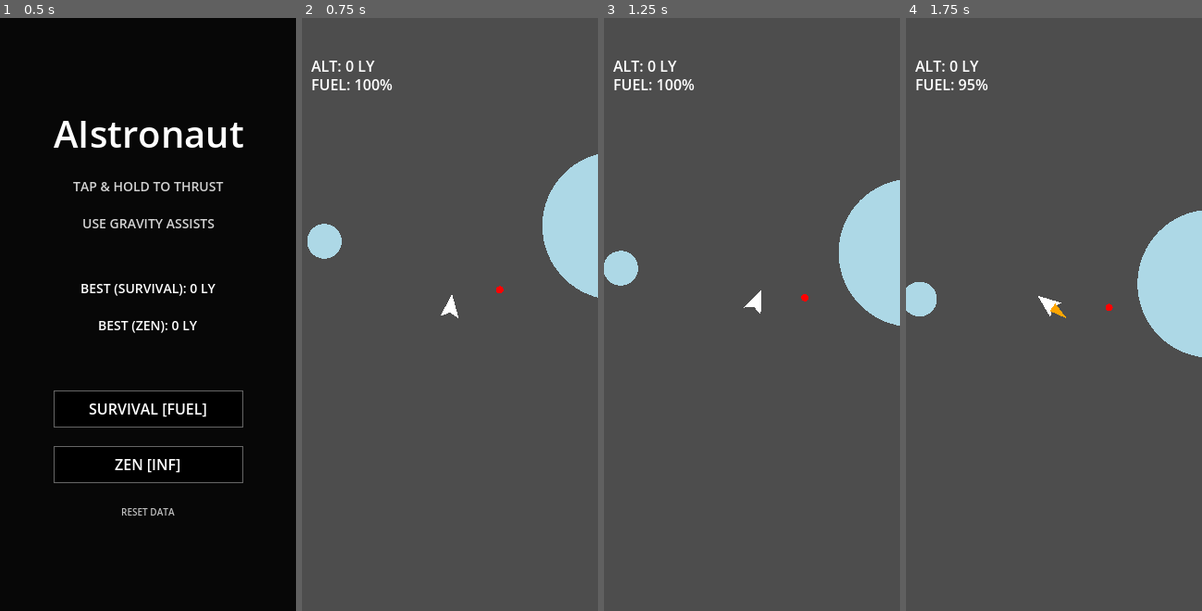
Above: before the commit, frames 1-4 (left to right).
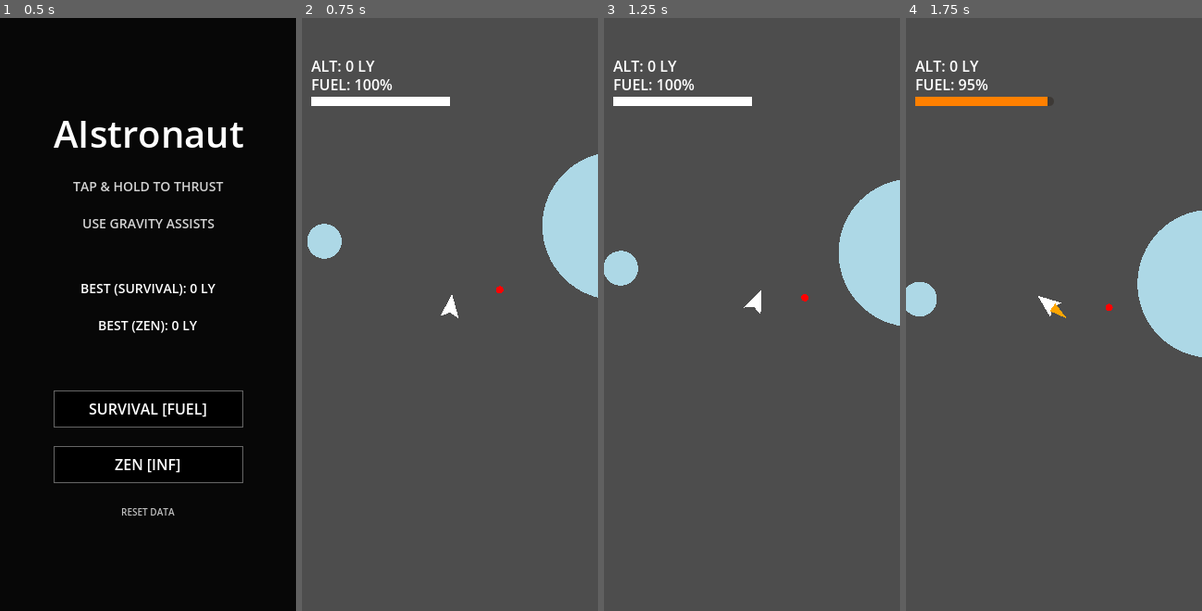
Above: after the commit, the same moments.

Repository: chubarevgeniy/AIstronaut-
Game: Godot game, scene res://scenes/Main.tscn
The game is run twice, just before and just after one commit, with the same random seed, the same clock (stepped at 60 frames per second) and the same inputs.
Inputs (mouse positions are in pixels of both pictures, inside the frame that each line leads up to):
- Up to frame 1 (0.5 s): no input
- Up to frame 2 (0.75 s): click "SURVIVAL [FUEL]" at 0.5 s
- Up to frame 3 (1.25 s): no input
- Up to frame 4 (1.75 s): move the mouse to (1119, 284) at 1.27 s; press the mouse at (1119, 284) at 1.28 s

Frame 1 is identical in both runs. In frame 2, 0.7% of the frame differs, in the area x 3-50%, y 13-15%; in frame 3, 0.7%; in frame 4, 0.7%.

Commit message:
Update fuel model, HUD indicator, fuel bar animation, and near-miss mechanic

Diff:
--- a/godot_project/scripts/FuelItem.gd
+++ b/godot_project/scripts/FuelItem.gd
@@ -11,14 +11,26 @@
 
 func _on_body_entered(body):
 	if body.is_in_group("player"):
-		if body.max_fuel != INF:
+		if body.has_method("add_fuel"):
+			body.add_fuel(amount)
+		elif body.max_fuel != INF:
+			# Fallback if method missing (should not happen)
 			body.fuel = min(body.max_fuel, body.fuel + amount)
 		queue_free()
 
 func _draw():
-	# Green glow
-	draw_circle(Vector2.ZERO, radius, Color(0, 1, 0, 0.6))
-	draw_arc(Vector2.ZERO, radius, 0, TAU, 16, Color.WHITE, 1.0)
+	# Green glow (keep it so player sees it)
+	draw_circle(Vector2.ZERO, radius, Color(0, 1, 0, 0.3))
 
-	# Label (Optional, simplistic)
-	# draw_string(ThemeDB.fallback_font, Vector2(-10, 5), "F")
+	# Crashed Ship Model (Jagged shape)
+	var points = PackedVector2Array([
+		Vector2(0, -20),   # Nose
+		Vector2(-10, -5),  # Left crack
+		Vector2(-15, 10),  # Left Wing tip
+		Vector2(-5, 5),    # Broken part
+		Vector2(5, 15),    # Right debris
+		Vector2(15, 10),   # Right Wing tip
+		Vector2(10, -5)    # Right crack
+	])
+	draw_colored_polygon(points, Color(0.6, 0.6, 0.6)) # Gray body
+	draw_polyline(points, Color.WHITE, 2.0) # Outline
--- a/godot_project/scripts/HUD.gd
+++ b/godot_project/scripts/HUD.gd
@@ -1,6 +1,11 @@
 extends CanvasLayer
 
-var ship: Node2D = null
+var ship: Node2D = null:
+	set(value):
+		ship = value
+		if is_inside_tree() and ship and ship.has_signal("fuel_gained"):
+			if not ship.fuel_gained.is_connected(_on_fuel_gained):
+				ship.fuel_gained.connect(_on_fuel_gained)
 
 # These paths must match the scene tree in HUD.tscn
 @onready var alt_label = $Control/AltLabel
@@ -9,14 +14,34 @@
 
 # Dynamic child for drawing
 var drawer: Control = null
+var fuel_bar: ProgressBar = null
+var tween: Tween = null
 
 func _ready():
+	# Create Fuel Bar
+	fuel_bar = ProgressBar.new()
+	fuel_bar.show_percentage = false
+	fuel_bar.position = Vector2(10, 85)
+	fuel_bar.size = Vector2(150, 10)
+
+	# Style the bar (White fill)
+	var style_box = StyleBoxFlat.new()
+	style_box.bg_color = Color.WHITE
+	fuel_bar.add_theme_stylebox_override("fill", style_box)
+
+	$Control.add_child(fuel_bar)
+
 	# Create and add the drawer
 	drawer = Control.new()
 	drawer.set_script(load("res://scripts/HUDDrawer.gd"))
 	drawer.mouse_filter = Control.MOUSE_FILTER_IGNORE
 	drawer.set_anchors_and_offsets_preset(Control.PRESET_FULL_RECT)
 	$Control.add_child(drawer)
+
+	# Connect signal if ship is already set
+	if ship and ship.has_signal("fuel_gained"):
+		if not ship.fuel_gained.is_connected(_on_fuel_gained):
+			ship.fuel_gained.connect(_on_fuel_gained)
 
 	# Assuming Sliders are in the PauseMenu
 	if pause_menu:
@@ -49,5 +74,25 @@
 	if fuel_label:
 		if ship.max_fuel == INF:
 			fuel_label.text = "FUEL: INF"
+			if fuel_bar: fuel_bar.visible = false
 		else:
 			fuel_label.text = "FUEL: %d%%" % int((ship.fuel / ship.max_fuel) * 100)
+			if fuel_bar:
+				fuel_bar.visible = true
+				fuel_bar.max_value = ship.max_fuel
+				fuel_bar.value = ship.fuel
+
+				# Orange when burning (thrusting)
+				if ship.is_thrusting:
+					fuel_bar.self_modulate = Color(1, 0.5, 0) # Orange
+				else:
+					fuel_bar.self_modulate = Color.WHITE
+
+func _on_fuel_gained():
+	if not fuel_bar: return
+
+	# Green flash animation
+	if tween: tween.kill()
+	tween = create_tween()
+	tween.tween_property(fuel_bar, "modulate", Color(0, 1, 0), 0.1) # Flash Green
+	tween.tween_property(fuel_bar, "modulate", Color.WHITE, 0.3) # Back to normal
--- a/godot_project/scripts/HUDDrawer.gd
+++ b/godot_project/scripts/HUDDrawer.gd
@@ -11,15 +11,26 @@
 	# Draw Indicator
 	# Fix: Use surface distance (dist - radius)
 	var planets = get_tree().get_nodes_in_group("planets")
+	var fuels = get_tree().get_nodes_in_group("fuel")
+
 	var nearest = null
 	var min_surface_dist = INF
 
+	# Check Planets
 	for p in planets:
 		var dist = ship.global_position.distance_to(p.global_position)
 		var surface_dist = dist - p.radius
 		if surface_dist < min_surface_dist:
 			min_surface_dist = surface_dist
 			nearest = p
+
+	# Check Fuel
+	for f in fuels:
+		var dist = ship.global_position.distance_to(f.global_position)
+		var surface_dist = dist - f.radius # Assuming FuelItem has radius property
+		if surface_dist < min_surface_dist:
+			min_surface_dist = surface_dist
+			nearest = f
 
 	# Center of screen (Player position relative to Camera)
 	var center = get_viewport().get_visible_rect().size / 2
@@ -28,4 +39,8 @@
 		var dir = (nearest.global_position - ship.global_position).normalized()
 		var offset = dir * 60.0 # Indicator radius
 
-		draw_circle(center + offset, 4.0, Color.RED)
+		var color = Color.RED
+		if nearest.is_in_group("fuel"):
+			color = Color.GREEN
+
+		draw_circle(center + offset, 4.0, color)
--- a/godot_project/scripts/Ship.gd
+++ b/godot_project/scripts/Ship.gd
@@ -2,12 +2,14 @@
 
 signal fuel_empty
 signal game_over
+signal fuel_gained
 
 var fuel: float = 100.0
 var max_fuel: float = 100.0
 var rotation_speed: float = 5.0
 var is_thrusting: bool = false
 var has_ejected: bool = false
+var near_miss_timer: float = 0.0
 
 func _ready():
 	add_to_group("player")
@@ -44,7 +46,14 @@
 			if planet.type == "black_hole":
 				force *= 3.0
 				if max_fuel != INF:
-					fuel = min(max_fuel, fuel + 50 * delta)
+					add_fuel(50 * delta)
+
+			# Near Miss Bonus (High speed close pass)
+			if planet.type != "asteroid" and near_miss_timer <= 0:
+				# Check if close (radius + ship_size + margin) and fast
+				if dist < planet.radius + 60.0 and velocity.length() > 400.0:
+					add_fuel(1.0)
+					near_miss_timer = 1.0 # Cooldown 1 second
 
 			# Star special (Heat Zone)
 			if planet.type == "star":
@@ -53,6 +62,9 @@
 						fuel -= GameConfig.STAR_FUEL_BURN_RATE * delta
 
 			gravity_force += force
+
+	if near_miss_timer > 0:
+		near_miss_timer -= delta
 
 	# Thrust
 	var thrust_force = Vector2.ZERO
@@ -162,6 +174,15 @@
 	else:
 		velocity += Vector2.UP * 400.0
 
+func add_fuel(amount: float):
+	if max_fuel == INF: return
+
+	var old_fuel = fuel
+	fuel = min(max_fuel, fuel + amount)
+
+	if fuel > old_fuel:
+		fuel_gained.emit()
+
 func die():
 	if Global.is_game_over: return
 	Global.is_game_over = true
